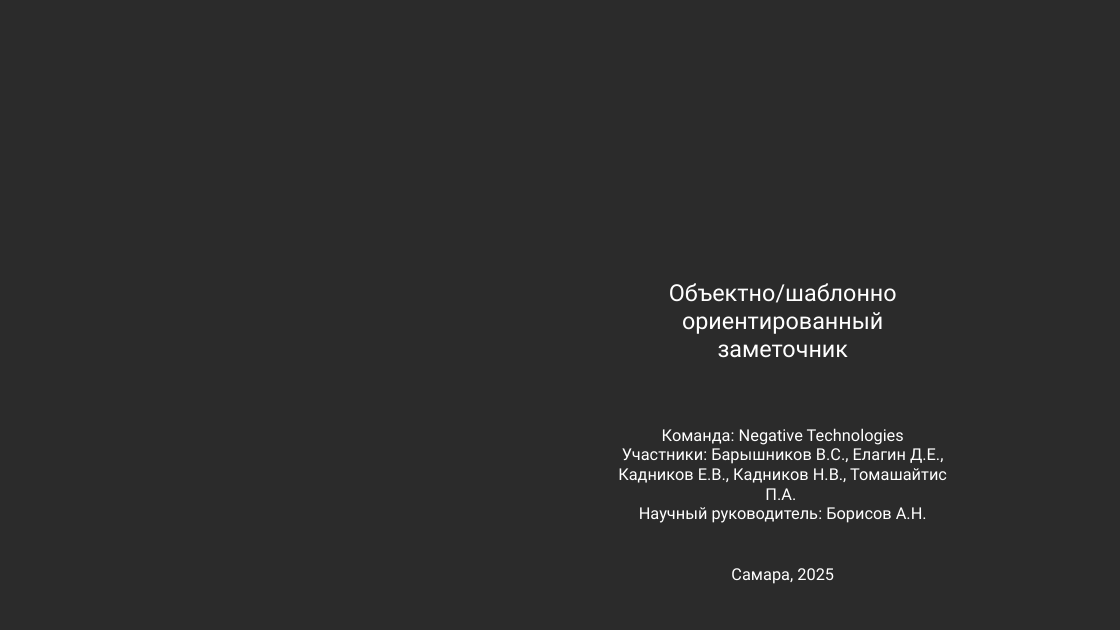
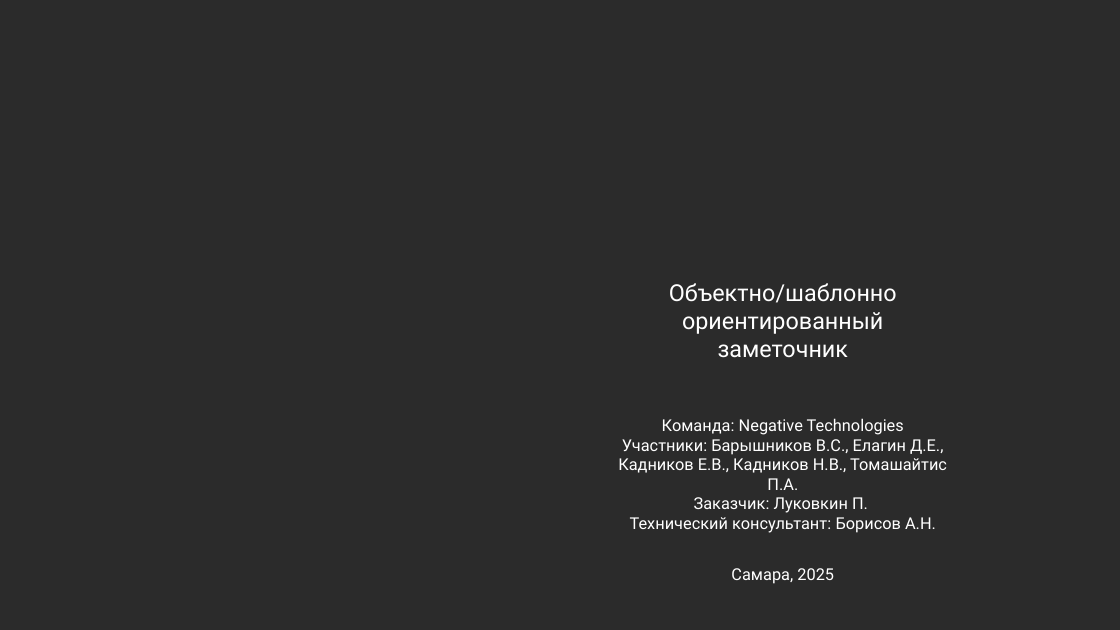
Before and after one commit to Tomashaytis/tonpad-report, a slide deck: slide 1 of Приложение Tonpad.pptx. Drawn at 1120x630 pixels with LibreOffice and Linux fonts; fonts in the diff are those of the drawing; background and template pictures are left out; a plain dark background stands for a picture behind light text. Boxes give left, top, right and bottom in pixels: in the first picture for what was removed or moved away, otherwise in the second. Text is boxed around its words. In the diff, an @@ line names an element or a change of style, - is before the commit and + after.

```diff
--- a/Приложение Tonpad.pptx
+++ b/Приложение Tonpad.pptx
@@ text "Команда: Negative Technologies Участники: Барышников ..." moved from (x1=618, y1=428, x2=947, y2=523) to (x1=618, y1=418, x2=947, y2=533) @@
@@ text at (x1=630, y1=497, x2=936, y2=533): text changed @@
-Научный руководитель: Борисов А.Н.
+Заказчик: Луковкин П.
+Технический консультант: Борисов А.Н.
```
Also in this commit, not shown: 2 other slides changed, 1 other file.
